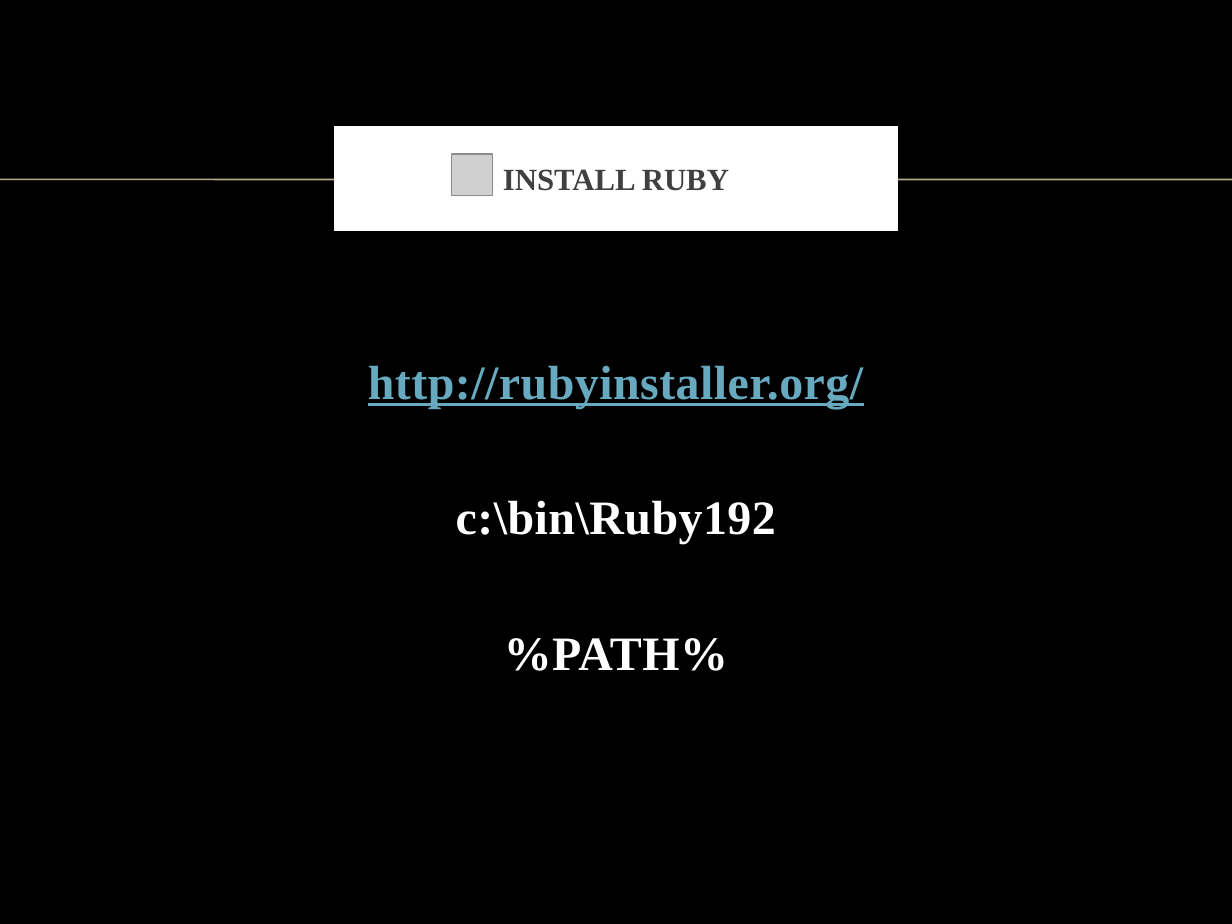
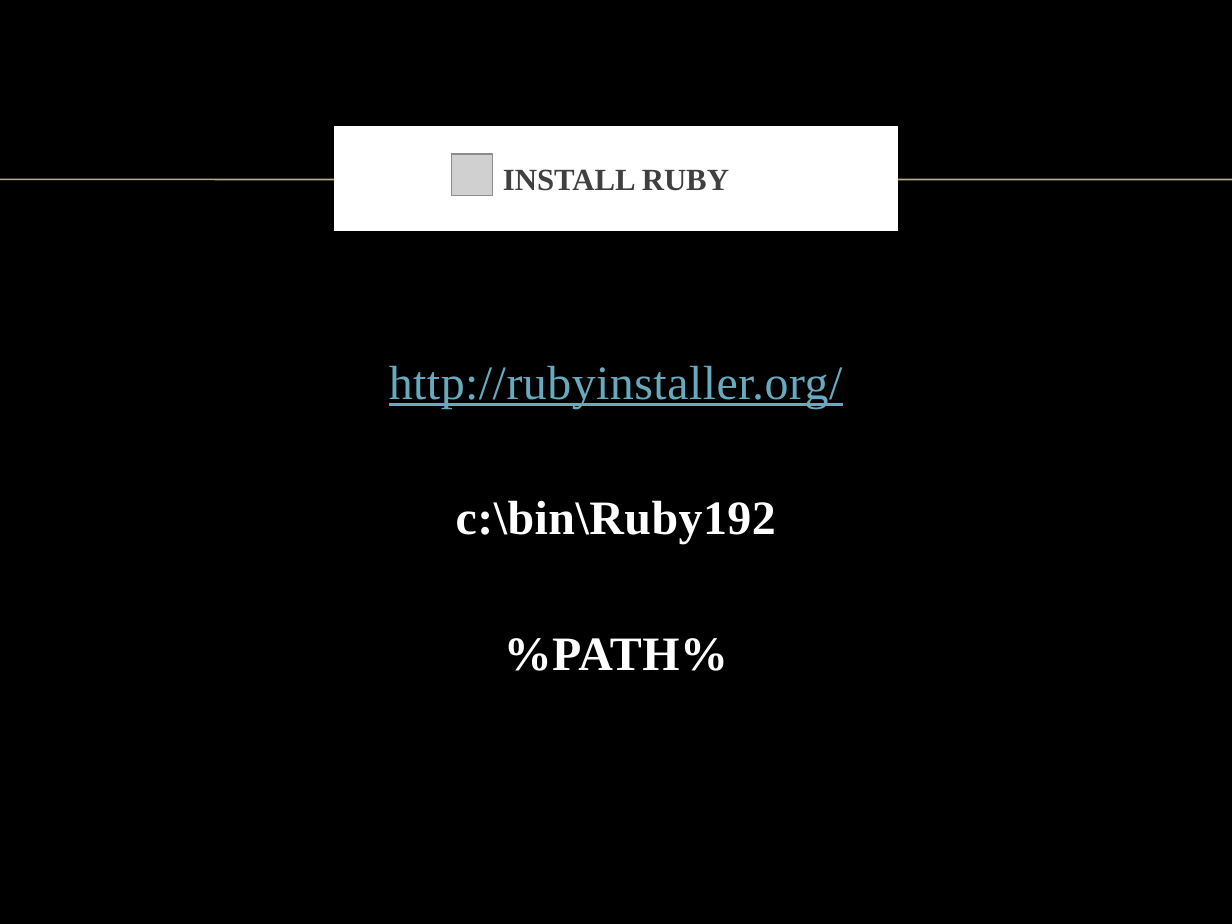
Before and after one commit to nicholascloud/presentations, a slide deck: slide 2 of 20111026 Rake/Using rake to make your builds majestic.pptx. Drawn at 1232x924 pixels with LibreOffice and Linux fonts; fonts in the diff are those of the drawing; grey boxes stand for pictures; background and template pictures are left out. Boxes give left, top, right and bottom in pixels: in the first picture for what was removed or moved away, otherwise in the second. Text is boxed around its words. In the diff, an @@ line names an element or a change of style, - is before the commit and + after.

```diff
--- a/20111026 Rake/Using rake to make your builds majestic.pptx
+++ b/20111026 Rake/Using rake to make your builds majestic.pptx
@@ text at <box>389,365,843,408</box>: bold off in "http://rubyinstaller.org/" @@
```
Also in this commit, not shown: 1 other slide changed, 2 slides added, 3 other files.
